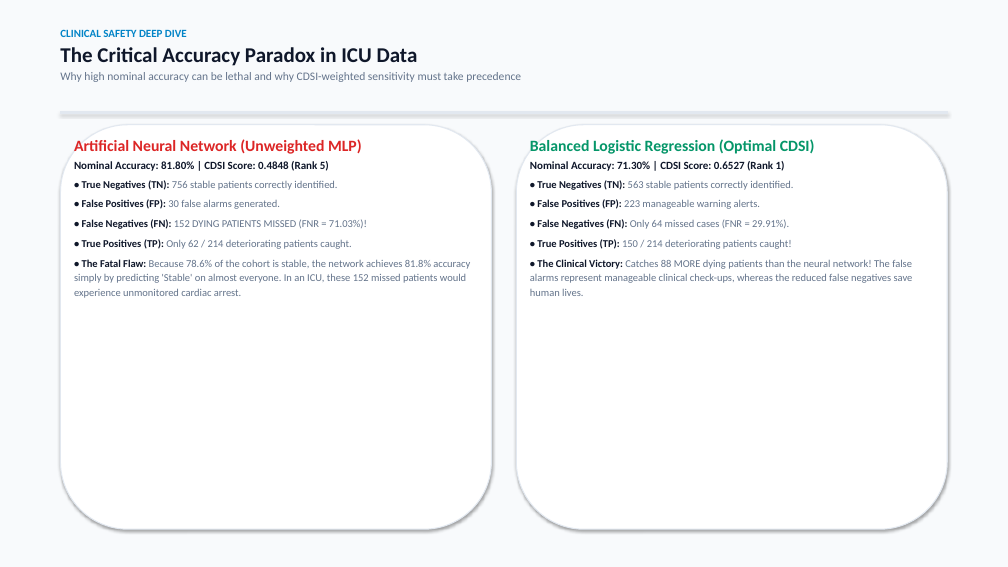
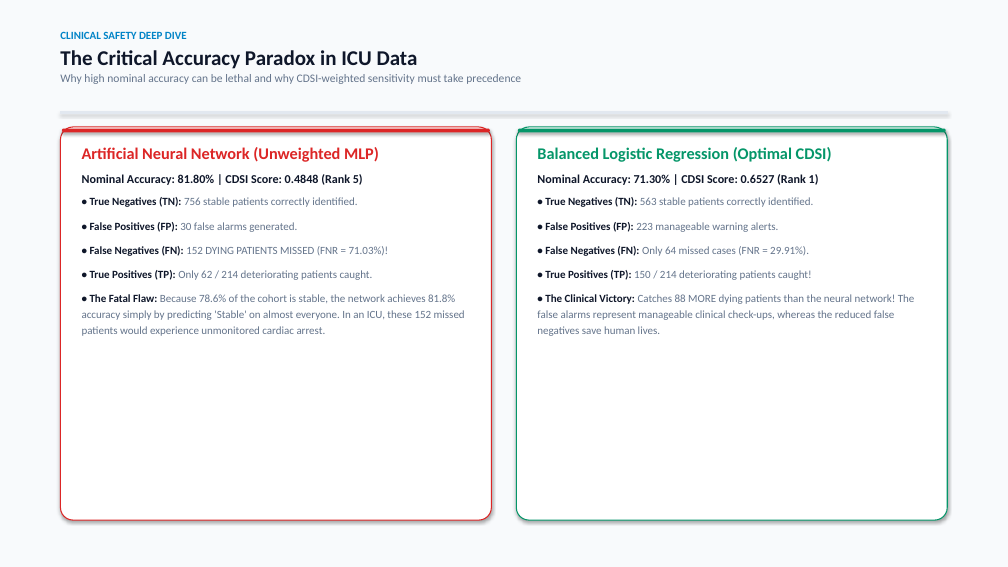
Before and after one commit to sajeevnetworksolutions-lgtm/Early-Detection-Cardiac-Arrest-ML, a slide deck: slide 14 of presentation/Early_Detection_of_Cardiac_Arrest_ML_Presentation.pptx. Drawn at 1008x567 pixels with LibreOffice and Linux fonts; fonts in the diff are those of the drawing. Boxes give left, top, right and bottom in pixels: in the first picture for what was removed or moved away, otherwise in the second. Text is boxed around its words. In the diff, an @@ line names an element or a change of style, - is before the commit and + after.

Commit message:
Overhaul presentation alignment: fix bulbous corner radius, balance vertical card padding and text line-height across all 27 slides

```diff
--- a/presentation/Early_Detection_of_Cardiac_Arrest_ML_Presentation.pptx
+++ b/presentation/Early_Detection_of_Cardiac_Arrest_ML_Presentation.pptx
@@ rounded rectangle: place and size @@
-rounded rectangle at [60, 125, 492, 529]
+rounded rectangle at [60, 127, 492, 520]
@@ rounded rectangle at [60, 127, 492, 520]: outline #E2E8F0 1 pt to #DC2626 1 pt; proportions changed @@
@@ rounded rectangle added at [62, 129, 490, 132], fill #DC2626 @@
@@ text "Artificial Neural Network (Unweighted MLP)": place and size @@
-text "Artificial Neural Network (Unweighted MLP)" at [74, 139, 470, 298]
+text "Artificial Neural Network (Unweighted MLP)" at [82, 147, 465, 336]
@@ text "Artificial Neural Network (Unweighted MLP)" at [82, 147, 465, 336]: size 15 to 15.5 pt in "Artificial Neural Network (Unweighted MLP)"; size 10.5 to 11.5 pt in "Nominal Accuracy: 81.80% | CDSI Score: 0.4848 ..."; size 10 to 10.5 pt in "• True Negatives (TN): 756 stable patients ...", "• False Positives (FP): 30 false alarms ...", "• False Negatives (FN): 152 DYING PATIENTS ...", "• True Positives (TP): Only 62 / ..." and 1 more places; more space between paragraphs; line spacing 1.15 to 1.2 @@
@@ rounded rectangle: place and size @@
-rounded rectangle at [516, 125, 948, 529]
+rounded rectangle at [516, 127, 948, 520]
@@ rounded rectangle at [516, 127, 948, 520]: outline #E2E8F0 1 pt to #059669 1 pt; proportions changed @@
@@ rounded rectangle added at [518, 129, 946, 132], fill #059669 @@
@@ text "Balanced Logistic Regression (Optimal CDSI)": place and size @@
-text "Balanced Logistic Regression (Optimal CDSI)" at [530, 139, 913, 296]
+text "Balanced Logistic Regression (Optimal CDSI)" at [537, 147, 915, 336]
@@ text "Balanced Logistic Regression (Optimal CDSI)" at [537, 147, 915, 336]: size 15 to 15.5 pt in "Balanced Logistic Regression (Optimal CDSI)"; size 10.5 to 11.5 pt in "Nominal Accuracy: 71.30% | CDSI Score: 0.6527 ..."; size 10 to 10.5 pt in "• True Negatives (TN): 563 stable patients ...", "• False Positives (FP): 223 manageable warning ...", "• False Negatives (FN): Only 64 missed ...", "• True Positives (TP): 150 / 214 ..." and 1 more places; more space between paragraphs; line spacing 1.15 to 1.2 @@
```
Also in this commit, not shown: 26 other slides changed, 1 other file.
